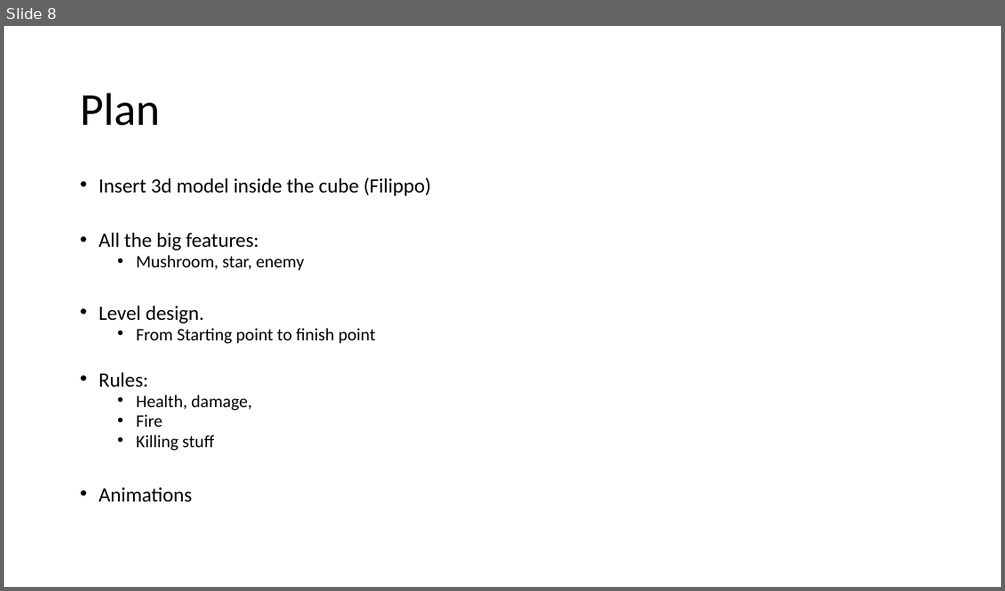
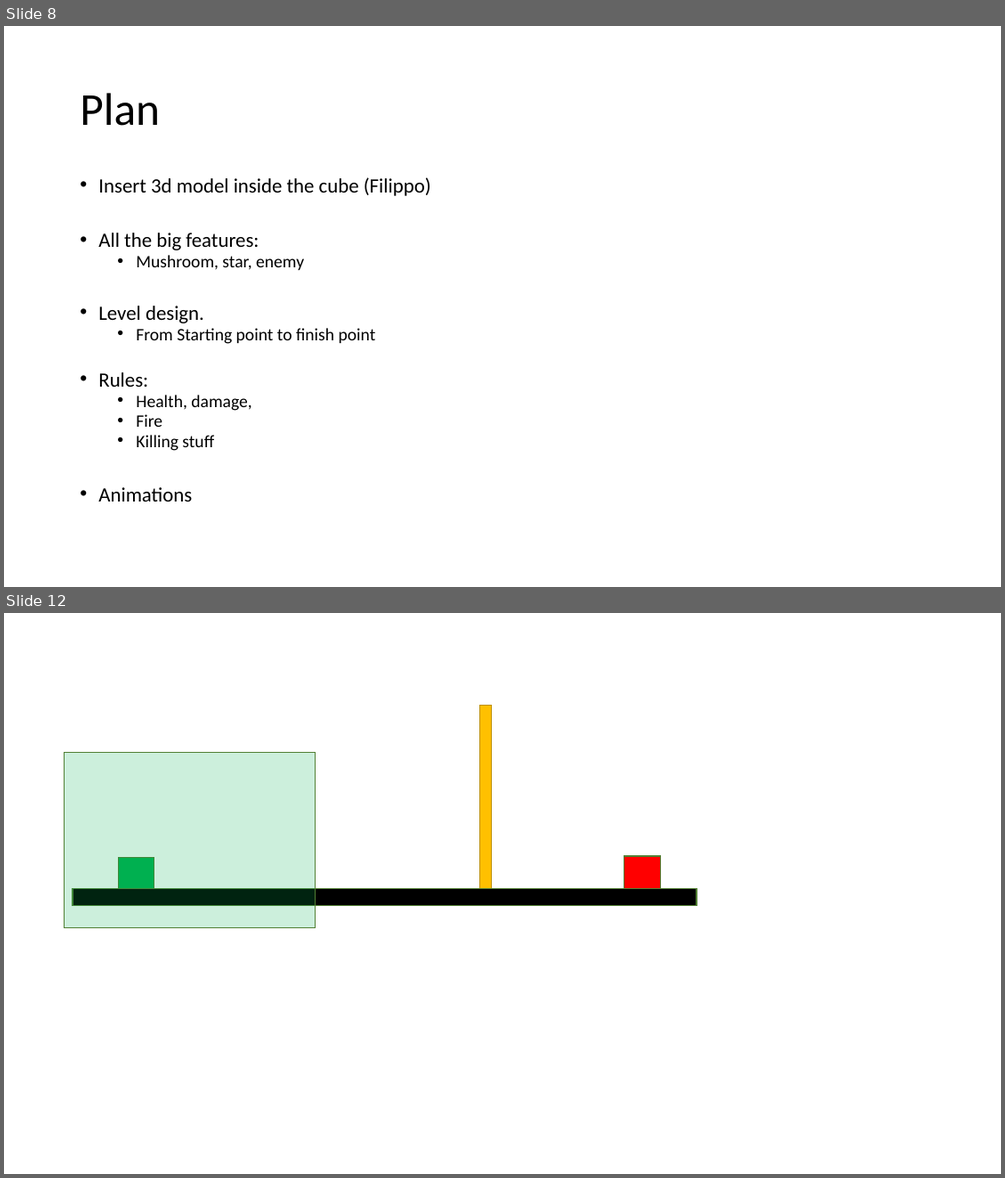
Before and after one commit to shacharoz/LearningUnity-Mario, a slide deck: Design/Mario Rules.pptx. Shown one above the other, each under a label of ours: slide 8 before the commit, slides 8 and 12 after it; the slides between them are not shown. The pictures are 1005x591 and 1005x1178 pixels, drawn with LibreOffice and Linux fonts; fonts in the diff are those of the drawing. Boxes give left, top, right and bottom in pixels: in the first picture for what was removed or moved away, otherwise in the second. Text is boxed around its words. In the diff, an @@ line names an element or a change of style, - is before the commit and + after.

```diff
--- a/Design/Mario Rules.pptx
+++ b/Design/Mario Rules.pptx
@@ slide 12 added at [4, 613, 1001, 1174], background #FFFFFF @@
@@ rectangle added at [479, 705, 491, 888], fill #FFC000, outline #BD8E00 1 pt @@
@@ rectangle added at [65, 752, 316, 928], fill #00B050 at 20% opacity, outline #538035 1 pt @@
@@ rectangle added at [119, 858, 154, 892], fill #00B050, outline #538035 1 pt @@
@@ rectangle added at [624, 856, 661, 890], fill #FF0000, outline #538035 1 pt @@
@@ rectangle added at [73, 888, 697, 906], fill #000000, outline #538035 1 pt @@
```
Also in this commit, not shown: 6 other slides added, 16 other files.
